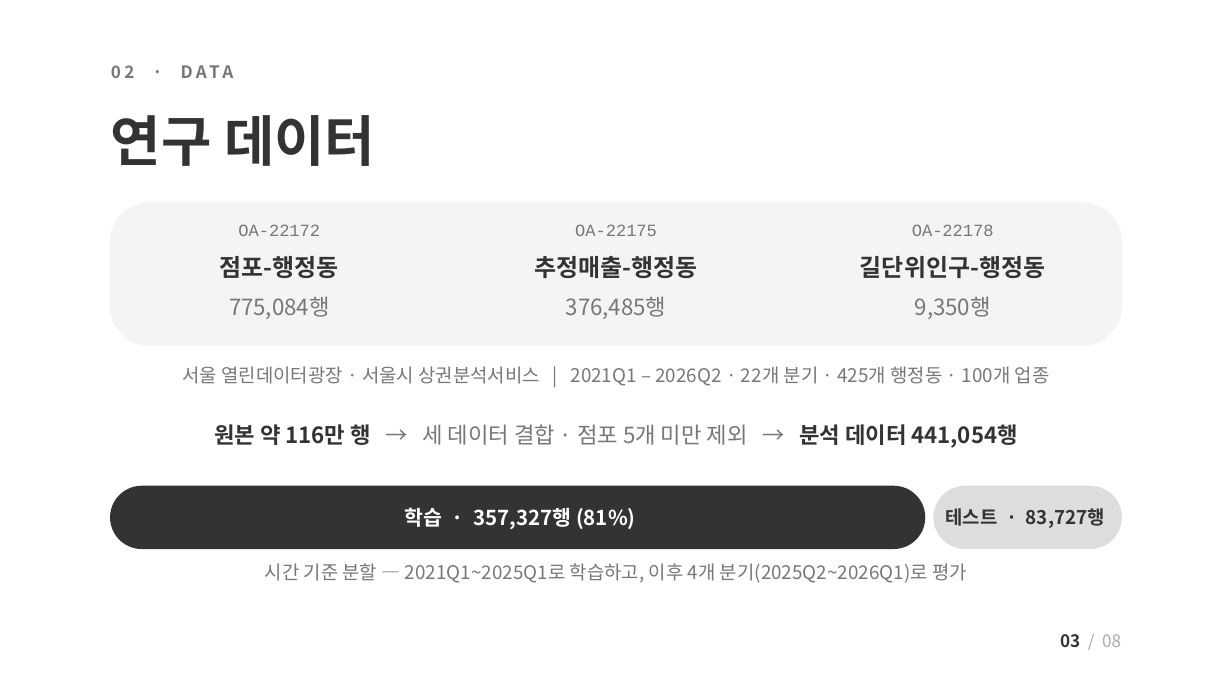
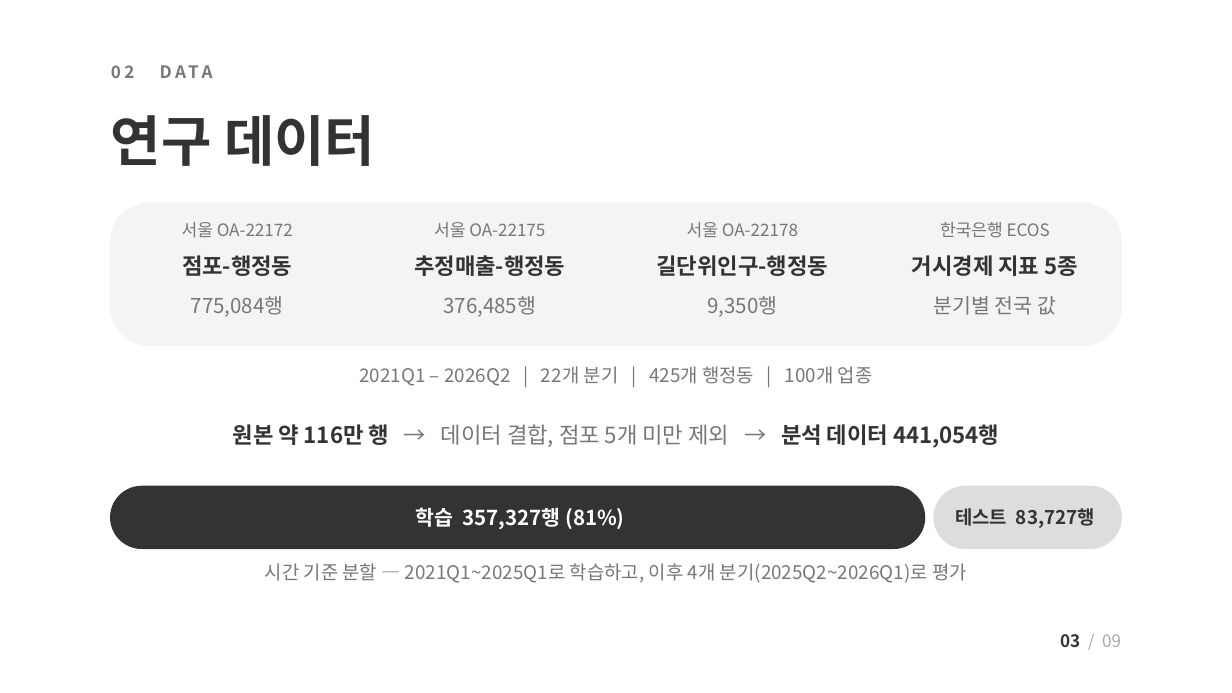
Before and after one commit to JungUihyun/biz-risk-predictor, a slide deck: slide 3 of docs/presentation/biz-risk-predictor_mid2_public.pptx. Drawn at 1232x693 pixels with LibreOffice and Linux fonts; fonts in the diff are those of the drawing. Boxes give left, top, right and bottom in pixels: in the first picture for what was removed or moved away, otherwise in the second. Text is boxed around its words. In the diff, an @@ line names an element or a change of style, - is before the commit and + after.

```diff
--- a/docs/presentation/biz-risk-predictor_mid2_public.pptx
+++ b/docs/presentation/biz-risk-predictor_mid2_public.pptx
@@ text at [182,222,293,238]: text changed; font Courier New to Noto Sans CJK KR @@
-OA-22172
+서울 OA-22172
@@ text at [434,222,545,237]: text changed; font Courier New to Noto Sans CJK KR @@
-OA-22175
+서울 OA-22175
@@ text at [687,222,798,238]: text changed; font Courier New to Noto Sans CJK KR @@
-OA-22178
+서울 OA-22178
@@ text added at [940,222,1050,237], 10 pt, text #777777 @@
+한국은행 ECOS
@@ text "추정매출-행정동": place and size @@
-text "추정매출-행정동" at [534,256,697,278]
+text "추정매출-행정동" at [414,255,565,276]
@@ size 14 to 13 pt in 3 elements at [182,255,292,276], [414,255,565,276], [657,255,829,276] @@
@@ text "길단위인구-행정동": place and size @@
-text "길단위인구-행정동" at [860,256,1046,278]
+text "길단위인구-행정동" at [657,255,829,276]
@@ text added at [912,255,1078,276], 13 pt, text #333333, bold @@
+거시경제 지표 5종
@@ text "376,485행": place and size @@
-text "376,485행" at [566,296,667,319]
+text "376,485행" at [443,296,536,317]
@@ size 13 to 12 pt in 3 elements at [191,296,284,317], [443,296,536,317], [707,296,777,317] @@
@@ text "9,350행": place and size @@
-text "9,350행" at [915,296,991,319]
+text "9,350행" at [707,296,777,317]
@@ text added at [934,296,1056,315], 12 pt, text #777777 @@
+분기별 전국 값
@@ text at [359,366,873,386]: text changed @@
-서울 열린데이터광장 · 서울시 상권분석서비스 | 2021Q1 – 2026Q2 · 22개 분기 · 425개 행정동 · 100개 업종
+2021Q1 – 2026Q2 | 22개 분기 | 425개 행정동 | 100개 업종
@@ text at [233,424,999,448]: text changed @@
-원본 약 116만 행 → 세 데이터 결합 · 점포 5개 미만 제외 → 분석 데이터 441,054행
+원본 약 116만 행 → 데이터 결합, 점포 5개 미만 제외 → 분석 데이터 441,054행
@@ text at [415,507,624,529]: text changed @@
-학습 · 357,327행 (81%)
+학습 357,327행 (81%)
@@ text at [955,508,1095,528]: text changed @@
-테스트 · 83,727행
+테스트 83,727행
```
Also in this commit, not shown: 7 other slides changed, 1 slide added, 15 other files.
